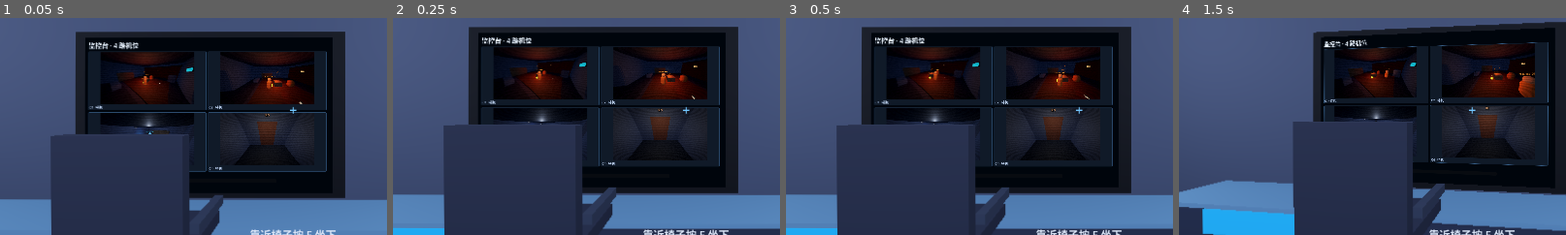
Above: before the commit, frames 1-4 (left to right).
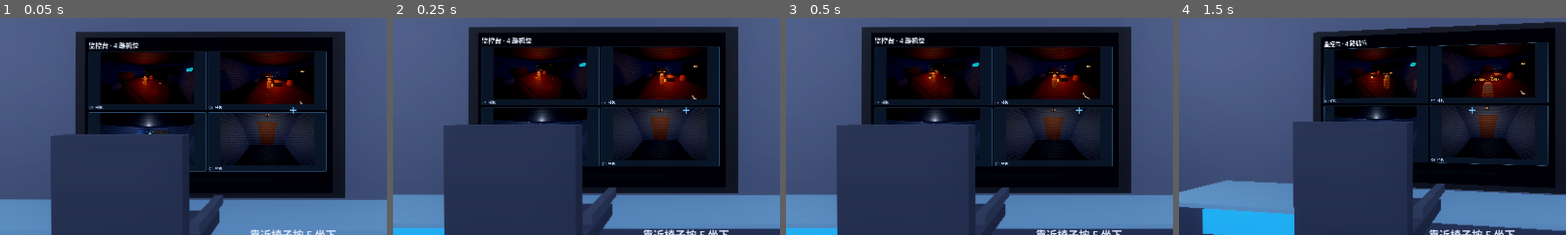
Above: after the commit, the same moments.

Repository: RequieMa/dual-faced-world
Game: Godot game, scene res://scenes/main.tscn
The game is run twice, just before and just after one commit, with the same random seed, the same clock (stepped at 60 frames per second) and the same inputs.
Inputs (mouse positions are % of the whole screen's width and height, from its top left):
- Up to frame 1 (0.05 s): no input
- Up to frame 2 (0.25 s): no input
- Up to frame 3 (0.5 s): no input
- Up to frame 4 (1.5 s): tap Enter at 0.5 s; move the mouse to (55, 50) at 0.52 s; hold Up from 0.53 s (still down); tap 1 at 0.6 s; click (55, 50) at 0.67 s; tap Space at 0.77 s; move the mouse to (45, 50) at 1.27 s; tap 2 at 1.35 s
The pictures show only the part of the screen within x 12-62%, y 29-79%; the shares and areas given below are measured in that part.

The runs differ from the first frame. In frame 1, less than 0.1% of the frame differs, in the area x 36-79%, y 25-40%; in frame 2, 0.1%; in frame 3, 0.2%; in frame 4, 0.8%, in the area x 49-92%, y 23-37%.

Commit message:
feat: 独立飞鼠/火焰 demo，火焰扩张焦痕与 NPC 避火出口
- 新增 scenes/demo_squirrel.tscn 与 scenes/demo_fire.tscn 便于单独对照参考
- 飞鼠模型补尾/四肢/三角翼膜，demo 相机跟随
- 火焰火舌扩大、地面软边焦痕随半径增长、余烬和火光；黑体 LUT 双层
- 莽撞 NPC 固定跑向舞台右侧出口，避免在火中轮换目标转圈
- 独立 demo 资源存在性测试；test_room_demo 128 checks
- 全量 29 suites 通过

Diff:
--- /dev/null
+++ b/scenes/demo_fire.tscn
@@ -0,0 +1,6 @@
+[gd_scene load_steps=2 format=3]
+
+[ext_resource type="Script" path="res://scripts/demos/fire_demo.gd" id="1_demo"]
+
+[node name="DemoFire" type="Node3D"]
+script = ExtResource("1_demo")
--- /dev/null
+++ b/scenes/demo_squirrel.tscn
@@ -0,0 +1,6 @@
+[gd_scene load_steps=2 format=3]
+
+[ext_resource type="Script" path="res://scripts/demos/squirrel_demo.gd" id="1_demo"]
+
+[node name="DemoSquirrel" type="Node3D"]
+script = ExtResource("1_demo")
--- /dev/null
+++ b/scripts/demos/fire_demo.gd
@@ -0,0 +1,102 @@
+extends Node3D
+## 独立火焰 demo：便于和 procedural-fire 对照 / 调 shader。
+## 运行 scenes/demo_fire.tscn（F6）。
+
+const FIRE_SCRIPT := preload("res://scripts/room_demo/fire_system.gd")
+
+var fire: Node3D
+var _camera: Camera3D
+var _time := 0.0
+var _label: Label
+
+
+func _ready() -> void:
+	_build_environment()
+	_build_stage()
+	_build_camera()
+	_build_ui()
+	fire = FIRE_SCRIPT.new()
+	fire.name = "DemoFire"
+	add_child(fire)
+
+
+func _build_environment() -> void:
+	var world := WorldEnvironment.new()
+	var environment := Environment.new()
+	environment.background_mode = Environment.BG_COLOR
+	environment.background_color = Color(0.012, 0.016, 0.025)
+	environment.ambient_light_source = Environment.AMBIENT_SOURCE_COLOR
+	environment.ambient_light_color = Color(0.22, 0.28, 0.38)
+	environment.ambient_light_energy = 0.28
+	environment.tonemap_mode = Environment.TONE_MAPPER_FILMIC
+	environment.glow_enabled = true
+	environment.glow_intensity = 1.1
+	environment.glow_strength = 1.15
+	environment.glow_bloom = 0.25
+	environment.glow_hdr_threshold = 0.55
+	world.environment = environment
+	add_child(world)
+
+
+func _build_stage() -> void:
+	var floor := MeshInstance3D.new()
+	var plane := PlaneMesh.new()
+	plane.size = Vector2(20, 20)
+	floor.mesh = plane
+	var material := StandardMaterial3D.new()
+	material.albedo_color = Color(0.12, 0.105, 0.1)
+	material.roughness = 1.0
+	floor.material_override = material
+	add_child(floor)
+	var platform := MeshInstance3D.new()
+	var box := BoxMesh.new()
+	box.size = Vector3(10, 0.18, 7)
+	platform.mesh = box
+	var platform_mat := StandardMaterial3D.new()
+	platform_mat.albedo_color = Color(0.22, 0.13, 0.13)
+	platform.material_override = platform_mat
+	platform.position = Vector3(-8.5, -0.09, -20.0)
+	add_child(platform)
+	# 远一点的后墙，给火焰一个暗背景。
+	var wall := MeshInstance3D.new()
+	var wall_box := BoxMesh.new()
+	wall_box.size = Vector3(14, 6, 0.2)
+	wall.mesh = wall_box
+	var wall_mat := StandardMaterial3D.new()
+	wall_mat.albedo_color = Color(0.1, 0.08, 0.08)
+	wall.material_override = wall_mat
+	wall.position = Vector3(-8.5, 2.5, -27)
+	add_child(wall)
+
+
+func _build_camera() -> void:
+	_camera = Camera3D.new()
+	_camera.fov = 52.0
+	_camera.position = Vector3(-3.8, 2.0, -14.2)
+	add_child(_camera)
+	_camera.look_at(Vector3(-8.5, 1.1, -20.0))
+
+
+func _build_ui() -> void:
+	var layer := CanvasLayer.new()
+	add_child(layer)
+	_label = Label.new()
+	_label.position = Vector2(22, 18)
+	_label.add_theme_font_size_override("font_size", 18)
+	_label.add_theme_color_override("font_color", Color(0.9, 0.75, 0.55))
+	layer.add_child(_label)
+
+
+func _process(delta: float) -> void:
+	_time += delta
+	if _camera != null:
+		var angle := sin(_time * 0.18) * 0.16
+		_camera.position = Vector3(-3.8 - sin(angle) * 1.2, 2.0, -14.2 + cos(angle) * 0.8)
+		_camera.look_at(Vector3(-8.5, 1.1, -20.0))
+	if fire != null:
+		fire.tick(delta)
+		if _label != null:
+			var state: Dictionary = fire.get_state()
+			_label.text = "fire   age %.1fs   radius %.2fm   sim %s" % [
+				float(state.get("age", 0.0)), float(state.get("radius", 0.0)),
+				str(state.get("grid", ""))]
--- /dev/null
+++ b/scripts/demos/squirrel_demo.gd
@@ -0,0 +1,89 @@
+extends Node3D
+## 独立飞鼠 demo：只保留一只飞鼠 + 近景相机，方便和参考 3d(1).html 对照。
+## 运行 scenes/demo_squirrel.tscn（F6）。
+
+const SQUIRREL_SCRIPT := preload("res://scripts/room_demo/flying_squirrel.gd")
+
+var squirrel: Node3D
+var _camera: Camera3D
+var _time := 0.0
+
+
+func _ready() -> void:
+	_build_environment()
+	_build_floor()
+	_build_light()
+	_build_camera()
+	squirrel = SQUIRREL_SCRIPT.new()
+	squirrel.name = "DemoSquirrel"
+	add_child(squirrel)
+	squirrel.setup(Vector3(-1.2, 0, -1.2), Vector3(1.2, 2.0, 1.2), 7)
+	squirrel.global_position = Vector3(0, 0.18, 0)
+
+
+func _build_environment() -> void:
+	var world := WorldEnvironment.new()
+	var environment := Environment.new()
+	environment.background_mode = Environment.BG_COLOR
+	environment.background_color = Color(0.035, 0.05, 0.08)
+	environment.ambient_light_source = Environment.AMBIENT_SOURCE_COLOR
+	environment.ambient_light_color = Color(0.5, 0.62, 0.78)
+	environment.ambient_light_energy = 0.55
+	environment.tonemap_mode = Environment.TONE_MAPPER_FILMIC
+	world.environment = environment
+	add_child(world)
+
+
+func _build_floor() -> void:
+	var floor := MeshInstance3D.new()
+	var plane := PlaneMesh.new()
+	plane.size = Vector2(5, 5)
+	floor.mesh = plane
+	var material := StandardMaterial3D.new()
+	material.albedo_color = Color(0.13, 0.12, 0.12)
+	material.roughness = 1.0
+	floor.material_override = material
+	add_child(floor)
+	var grid := MeshInstance3D.new()
+	var box := BoxMesh.new()
+	box.size = Vector3(2.5, 0.01, 2.5)
+	grid.mesh = box
+	var grid_mat := StandardMaterial3D.new()
+	grid_mat.albedo_color = Color(0.22, 0.2, 0.24)
+	grid.material_override = grid_mat
+	grid.position.y = 0.005
+	add_child(grid)
+
+
+func _build_light() -> void:
+	var light := DirectionalLight3D.new()
+	light.light_color = Color(0.75, 0.85, 1.0)
+	light.light_energy = 1.2
+	light.rotation_degrees = Vector3(-55, -35, 0)
+	add_child(light)
+	var fill := OmniLight3D.new()
+	fill.light_color = Color(1.0, 0.72, 0.46)
+	fill.light_energy = 1.6
+	fill.omni_range = 4.0
+	fill.position = Vector3(-0.8, 1.0, 0.6)
+	add_child(fill)
+
+
+func _build_camera() -> void:
+	_camera = Camera3D.new()
+	_camera.fov = 42.0
+	_camera.position = Vector3(0.55, 0.42, 0.78)
+	add_child(_camera)
+	_camera.look_at(Vector3(0, 0.22, 0))
+
+
+func _process(delta: float) -> void:
+	_time += delta
+	if squirrel != null:
+		squirrel.tick(delta)
+	if _camera != null and squirrel != null:
+		# 跟随飞鼠，方便近距离观察翼膜和尾巴。
+		var focus: Vector3 = squirrel.global_position + Vector3(0, 0.12, 0)
+		var angle := sin(_time * 0.22) * 0.28 + 1.15
+		_camera.position = focus + Vector3(sin(angle) * 0.72, 0.30, cos(angle) * 0.72)
+		_camera.look_at(focus)
--- a/scripts/room_demo/fire_system.gd
+++ b/scripts/room_demo/fire_system.gd
@@ -40,6 +40,7 @@
 var _flames: Array[MeshInstance3D] = []
 var _light: OmniLight3D = null
 var _embers: GPUParticles3D = null
+var _scorch: MeshInstance3D = null
 var _audio: AudioStreamPlayer3D = null
 var _audio_stream: AudioStreamWAV = null
 var _rng := RandomNumberGenerator.new()
@@ -339,6 +340,17 @@
 	_light.light_energy = 2.0
 	_light.omni_range = 7.0
 	add_child(_light)
+	# 地面焦痕随火焰半径扩大，给“正在扩张”一个明确读数。
+	_scorch = MeshInstance3D.new()
+	_scorch.name = "FireScorch"
+	var scorch_mesh := PlaneMesh.new()
+	scorch_mesh.size = Vector2(1, 1)
+	_scorch.mesh = scorch_mesh
+	var scorch_mat := ShaderMaterial.new()
+	scorch_mat.shader = preload("res://shaders/fire_scorch.gdshader")
+	_scorch.material_override = scorch_mat
+	_scorch.position = SOURCE + Vector3(0, 0.025, 0)
+	add_child(_scorch)
 	_build_embers()
 
 
@@ -383,8 +395,8 @@
 	material.set_shader_parameter("source_pos", SOURCE)
 	material.set_shader_parameter("fire_radius", maxf(radius, 0.35))
 	material.set_shader_parameter("fire_height", minf(2.5, 1.8 + radius * 0.22))
-	var flame_width := 1.2 + radius * 0.70
-	var flame_height := 2.0 + radius * 0.70
+	var flame_width := 0.9 + radius * 1.15
+	var flame_height := 2.0 + radius * 0.85
 	for index in _flames.size():
 		var flame := _flames[index]
 		if flame == null:
@@ -407,6 +419,8 @@
 		_light.omni_range = 5.0 + radius * 1.4
 	if _embers != null:
 		_embers.amount_ratio = clampf(0.25 + intensity * 0.75, 0.0, 1.0)
+	if _scorch != null:
+		_scorch.scale = Vector3(radius * 1.35, 1.0, radius * 1.35)
 
 
 func _build_audio() -> void:
--- a/scripts/room_demo/flying_squirrel.gd
+++ b/scripts/room_demo/flying_squirrel.gd
@@ -137,51 +137,76 @@
 	_visual.scale = Vector3.ONE * (SIZE / 0.5)
 	add_child(_visual)
 
-	var body := _mesh_instance("Body", _capsule(0.05, 0.2), FUR,
-		Vector3(0, 0.05, 0), Vector3(90, 0, 0))
+	var body := _mesh_instance("Body", _capsule(0.062, 0.28), FUR,
+		Vector3(0, 0.065, 0), Vector3(90, 0, 0))
+	body.scale = Vector3(1.0, 1.0, 1.18)
 	_visual.add_child(body)
 
-	var head := _mesh_instance("Head", _sphere(0.065), FUR,
-		Vector3(0, 0.07, -0.13), Vector3.ZERO)
-	head.scale = Vector3(1.0, 0.85, 1.1)
+	var head := _mesh_instance("Head", _sphere(0.072), FUR,
+		Vector3(0, 0.085, -0.145), Vector3.ZERO)
+	head.scale = Vector3(1.0, 0.88, 1.08)
 	_visual.add_child(head)
-
-	var nose := _mesh_instance("Nose", _sphere(0.022), PINK,
-		Vector3(0, 0.055, -0.198), Vector3.ZERO)
+	var muzzle := _mesh_instance("Muzzle", _sphere(0.040), SHADE.lerp(FUR, 0.55),
+		Vector3(0, 0.060, -0.200), Vector3.ZERO)
+	muzzle.scale = Vector3(1.0, 0.72, 1.15)
+	_visual.add_child(muzzle)
+	var nose := _mesh_instance("Nose", _sphere(0.018), PINK,
+		Vector3(0, 0.065, -0.235), Vector3.ZERO)
 	_visual.add_child(nose)
 
 	for side in [-1, 1]:
-		var ear := _mesh_instance("Ear", _sphere(0.027), SHADE,
-			Vector3(side * 0.04, 0.13, -0.12), Vector3.ZERO)
-		ear.scale = Vector3(0.7, 1.35, 0.55)
+		var ear := _mesh_instance("Ear", _sphere(0.030), SHADE,
+			Vector3(side * 0.040, 0.155, -0.135), Vector3.ZERO)
+		ear.scale = Vector3(0.65, 1.45, 0.55)
 		_visual.add_child(ear)
-		var eye := _mesh_instance("Eye", _sphere(0.012), LINE,
-			Vector3(side * 0.035, 0.08, -0.18), Vector3.ZERO)
+		var ear_inner := _mesh_instance("EarInner", _sphere(0.018), PINK,
+			Vector3(side * 0.040, 0.158, -0.155), Vector3.ZERO)
+		ear_inner.scale = Vector3(0.60, 1.15, 0.35)
+		_visual.add_child(ear_inner)
+		var eye := _mesh_instance("Eye", _sphere(0.014), LINE,
+			Vector3(side * 0.038, 0.095, -0.205), Vector3.ZERO)
 		_visual.add_child(eye)
-		var foot := _mesh_instance("Foot", _capsule(0.012, 0.06), SHADE,
-			Vector3(side * 0.045, 0.015, -0.04), Vector3(0, 0, side * 30))
-		_visual.add_child(foot)
+		var shine := _mesh_instance("EyeShine", _sphere(0.0045), Color(1, 1, 1),
+			Vector3(side * 0.041, 0.099, -0.218), Vector3.ZERO)
+		_visual.add_child(shine)
+		# 前后肢，增加参考图里的四肢轮廓。
+		var foreleg := _mesh_instance("Foreleg", _capsule(0.014, 0.09), SHADE,
+			Vector3(side * 0.050, 0.040, -0.060), Vector3(0, 0, side * 24))
+		_visual.add_child(foreleg)
+		var hindleg := _mesh_instance("Hindleg", _capsule(0.018, 0.11), SHADE,
+			Vector3(side * 0.055, 0.045, 0.070), Vector3(0, 0, side * 28))
+		_visual.add_child(hindleg)
 
 	_tail = Node3D.new()
 	_tail.name = "Tail"
-	_tail.position = Vector3(0, 0.06, 0.12)
+	_tail.position = Vector3(0, 0.075, 0.135)
 	_visual.add_child(_tail)
-	for index in 4:
-		var t := float(index) / 3.0
-		var tuft := _mesh_instance("TailTuft", _sphere(0.04 - t * 0.014), SHADE.lerp(PINK, t * 0.55),
-			Vector3(0, t * 0.10, t * 0.11), Vector3.ZERO)
-		tuft.scale = Vector3(1.0, 0.75, 1.15)
+	# 向上卷起的分段尾巴，尾端逐渐变宽再收尖。
+	for index in 6:
+		var t := float(index) / 5.0
+		var tuft := _mesh_instance("TailTuft", _sphere(0.040 + sin(t * PI) * 0.020), SHADE.lerp(PINK, t * 0.35),
+			Vector3(0, 0.02 + t * 0.22, 0.02 + t * 0.08), Vector3.ZERO)
+		tuft.scale = Vector3(1.0, 0.95, 1.25)
 		_tail.add_child(tuft)
 
 	for side in [-1, 1]:
 		var membrane := MeshInstance3D.new()
 		membrane.name = "Membrane"
-		var plane := PlaneMesh.new()
-		plane.size = Vector2(0.18, 0.13)
-		membrane.mesh = plane
-		membrane.position = Vector3(side * 0.10, 0.06, -0.01)
-		membrane.rotation_degrees.z = side * 8.0
+		# 三角形翼膜：肩 → 翼尖 → 胯，比矩形 PlaneMesh 更接近参考。
+		var mesh := ArrayMesh.new()
+		var arrays := []
+		arrays.resize(Mesh.ARRAY_MAX)
+		arrays[Mesh.ARRAY_VERTEX] = PackedVector3Array([
+			Vector3(0.0, 0.075, -0.08),
+			Vector3(side * 0.22, 0.055, -0.02),
+			Vector3(0.0, 0.055, 0.13),
+		])
+		arrays[Mesh.ARRAY_INDEX] = PackedInt32Array([0, 1, 2])
+		mesh.add_surface_from_arrays(Mesh.PRIMITIVE_TRIANGLES, arrays)
+		membrane.mesh = mesh
 		var material := _material(SHADE.lerp(FUR, 0.25), true)
+		material.transparency = BaseMaterial3D.TRANSPARENCY_ALPHA
+		material.albedo_color.a = 0.82
 		membrane.material_override = material
 		_visual.add_child(membrane)
 		if side < 0:
--- a/scripts/room_demo/npc_actor.gd
+++ b/scripts/room_demo/npc_actor.gd
@@ -57,6 +57,7 @@
 var _fire_points: Array[Vector3] = []
 var _fire_fleeing := false
 var _fire_flee_target := Vector3.INF
+var _fire_escape_target := Vector3.INF
 var _fire_escape_index := 0
 var _nav_min := Vector3.ZERO
 var _nav_max := Vector3.ZERO
@@ -178,7 +179,7 @@
 
 
 func _after_move(before: Vector3, delta: float) -> void:
-	if _has_nav_bounds:
+	if _has_nav_bounds and not (_fire_fleeing and _fire_escape_target != Vector3.INF):
 		global_position.x = clampf(global_position.x, _nav_min.x, _nav_max.x)
 		global_position.z = clampf(global_position.z, _nav_min.z, _nav_max.z)
 	var moved := Vector2(global_position.x - before.x, global_position.z - before.z).length()
@@ -401,8 +402,10 @@
 
 
 ## 带加速/减速的移动；被墙/家具挡住时返回 true，让状态机换目标。
-func _move_toward(point: Vector3, move_speed: float, delta: float) -> bool:
-	point = _clamp_target(point)
+func _move_toward(point: Vector3, move_speed: float, delta: float,
+		ignore_bounds: bool = false) -> bool:
+	if not ignore_bounds:
+		point = _clamp_target(point)
 	var offset := point - global_position
 	offset.y = 0.0
 	var distance := offset.length()
@@ -450,6 +453,11 @@
 		_fire_points.append(point)
 
 
+## 固定避火出口：火焰时不再随机轮换目标，避免 NPC 原地转向打转。
+func set_fire_escape_target(point: Vector3) -> void:
+	_fire_escape_target = point
+
+
 func _tick_fire_avoidance(delta: float) -> bool:
 	var nearest := Vector3.INF
 	var nearest_distance := INF
@@ -463,12 +471,16 @@
 		_fire_flee_target = Vector3.INF
 		return false
 	_fire_fleeing = true
-	# 选房间内离火最远的巡逻点；被家具挡住或贴边时轮换下一个安全点，
-	# 避免 NPC 被推到墙角/道具后面原地不动。
-	if _fire_flee_target == Vector3.INF or global_position.distance_to(_fire_flee_target) < 0.35 \
-			or _stationary_time > 0.8:
-		_fire_flee_target = _best_fire_escape_target(nearest)
-	_move_toward(_fire_flee_target, maxf(speed * 1.6, 1.8), delta)
+	if _fire_escape_target != Vector3.INF:
+		# 固定目标，不轮换；到达后只需要面朝出口，不再左右转圈。
+		_fire_flee_target = _fire_escape_target
+	else:
+		# 选房间内离火最远的巡逻点；被家具挡住或贴边时轮换下一个安全点。
+		if _fire_flee_target == Vector3.INF or global_position.distance_to(_fire_flee_target) < 0.35 \
+				or _stationary_time > 0.8:
+			_fire_flee_target = _best_fire_escape_target(nearest)
+	_move_toward(_fire_flee_target, maxf(speed * 1.6, 1.8), delta,
+		_fire_escape_target != Vector3.INF)
 	return true
 
 
--- a/scripts/room_demo/room_demo.gd
+++ b/scripts/room_demo/room_demo.gd
@@ -659,6 +659,11 @@
 	environment.ambient_light_color = Color(0.32, 0.36, 0.46)
 	environment.ambient_light_energy = 0.72
 	environment.tonemap_mode = Environment.TONE_MAPPER_FILMIC
+	environment.glow_enabled = true
+	environment.glow_intensity = 0.75
+	environment.glow_strength = 1.0
+	environment.glow_bloom = 0.15
+	environment.glow_hdr_threshold = 0.65
 	var world_env := WorldEnvironment.new()
 	world_env.environment = environment
 	add_child(world_env)
@@ -1305,6 +1310,8 @@
 	reckless.configure("reckless", "reckless", Vector3(-7.0, 0, -18.5), stage_waypoints)
 	_world.add_child(reckless)
 	reckless.set_navigation_bounds(Vector3(-15, 0, -27), Vector3(-2, 0, -13))
+	# 固定跑向舞台右侧门洞附近，避免在火里左右换目标打转。
+	reckless.set_fire_escape_target(Vector3(-2.4, 0, -18.0))
 	reckless.clue_collected.connect(_on_clue_collected)
 	var chicken := AVATAR_LOADER.load_avatar(CHICKEN_GLB, 1.72, 180.0)
 	if chicken != null:
--- /dev/null
+++ b/shaders/fire_scorch.gdshader
@@ -0,0 +1,13 @@
+shader_type spatial;
+// 软边圆形焦痕，避免扩大的火焰底下出现一个黑色方块。
+render_mode unshaded, blend_mix, cull_disabled, depth_draw_never, shadows_disabled;
+
+uniform vec4 scorch_color : source_color = vec4(0.035, 0.018, 0.012, 1.0);
+
+void fragment() {
+	vec2 uv = UV - vec2(0.5);
+	float radius = length(uv) * 2.0;
+	float alpha = (1.0 - smoothstep(0.18, 1.0, radius)) * 0.82;
+	ALBEDO = scorch_color.rgb;
+	ALPHA = alpha;
+}
--- a/tests/test_room_demo.gd
+++ b/tests/test_room_demo.gd
@@ -31,6 +31,8 @@
 	_check("avatar 加载器存在", ResourceLoader.exists(AVATAR_LOADER))
 	_check("二次元 toon shader 存在", ResourceLoader.exists(TOON_SHADER))
 	_check("main.tscn 存在", ResourceLoader.exists(MAIN_SCENE))
+	_check("飞鼠独立 demo 场景存在", ResourceLoader.exists("res://scenes/demo_squirrel.tscn"))
+	_check("火焰独立 demo 场景存在", ResourceLoader.exists("res://scenes/demo_fire.tscn"))
 
 
 func _process(_delta: float) -> bool:
Not shown, added: scripts/demos/fire_demo.gd.uid
Not shown, added: scripts/demos/squirrel_demo.gd.uid
Not shown, added: shaders/fire_scorch.gdshader.uid
Not shown, changed: docs/ROOM_DEMO.md
